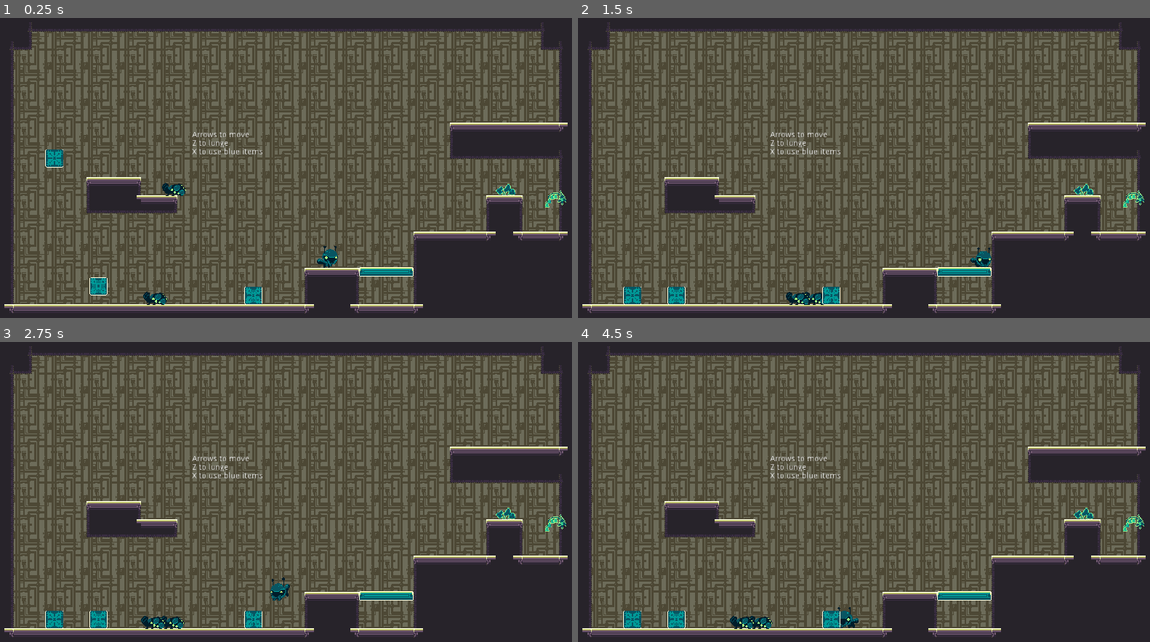
Above: before the commit, frames 1-4 (two rows, left to right).
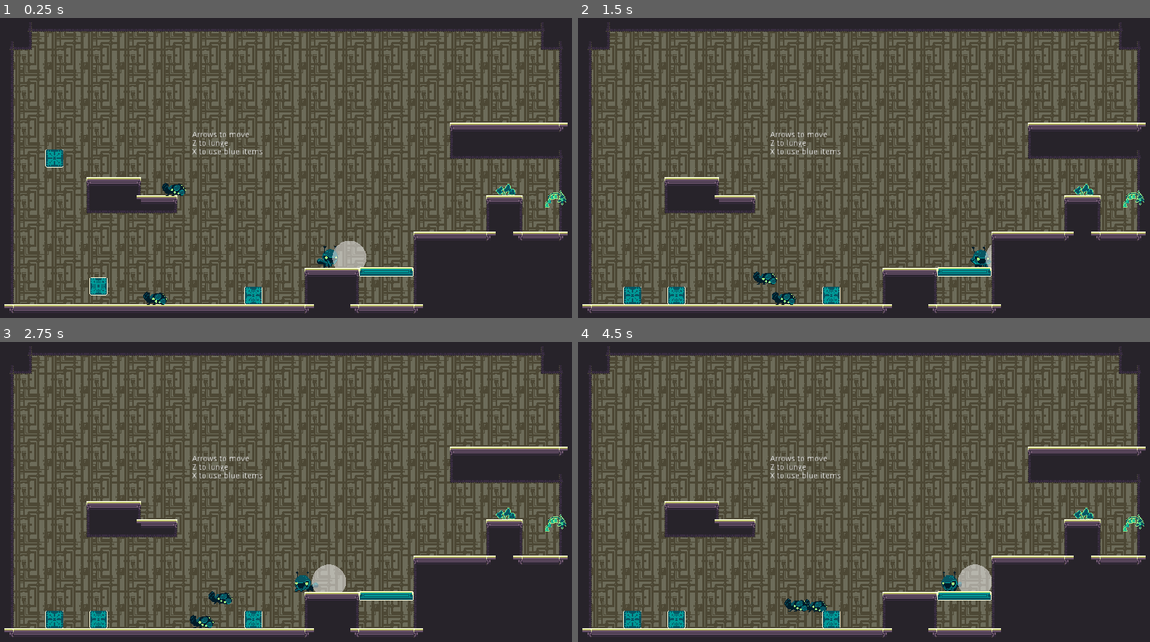
Above: after the commit, the same moments.

Repository: aveswoods/game-off-2021
Game: Godot game, scene res://creatures/test_scene.tscn
Two runs of this game, one before a commit and one after it. Both use one fixed random seed, a clock stepped at 60 frames per second and the inputs below. Sound files missing from this copy of the repository are replaced by a short silence.
Inputs:
- Up to frame 1 (0.25 s): no input
- Up to frame 2 (1.5 s): hold Right (ui_right) from 0.53 s (still down); tap X (ui_select) at 0.6 s; tap Z (ui_accept) at 0.77, 0.8, 1.07, 1.35 s
- Up to frame 3 (2.75 s): tap Z (ui_accept) at 1.52, 1.82, 2.3 s; tap X (ui_select) at 1.55, 2.1 s; release Right (ui_right) at 2.03 s; hold Left (ui_left) from 2.03 s (still down)
- Up to frame 4 (4.5 s): release Left (ui_left) at 2.78 s; hold Right (ui_right) 2.78-4.28 s; tap X (ui_select) at 2.85, 4.35 s; tap Z (ui_accept) at 3.02, 3.32, 3.6, 3.77, 4.07 s; hold Left (ui_left) from 4.28 s (still down)

The runs differ from the first frame. In frame 1, 0.5% of the frame differs, in the area x 58-65%, y 74-84%; in frame 2, 0.6%; in frame 3, 1.3%, in the area x 8-61%, y 74-96%; in frame 4, 1.2%.

Commit message:
Added slowmo action

Diff:
--- a/Scenes/Global Scenes/Global.gd
+++ b/Scenes/Global Scenes/Global.gd
@@ -4,12 +4,15 @@
 ##Global scene to take care of stuff such as music and stats between levels
 ##armor, abilities etc.
 
-func _ready() -> void:
-	$AudioMusic.play()
+# Allows for slowdown of flow of time for everything except for the player
+var time_multiplier = 1.0
 
 
-
+func _ready() -> void:
+	#$AudioMusic.play()
+	pass
 
 
 func _on_AudioMusic_finished() -> void: #this replays music forever.
-	$AudioMusic.play()
+	#$AudioMusic.play()
+	pass
--- a/creatures/enemies/Enemy.gd
+++ b/creatures/enemies/Enemy.gd
@@ -12,7 +12,6 @@
 
 # Game variables
 var _stun_timer = Timer.new()
-var time_multiplier = 1.0
 var hp = 0
 var invincible = false
 var controlled = false
@@ -64,12 +63,12 @@
 
 func _physics_process(delta):
 	# Add gravity
-	velocity.y += gravity * pow(time_multiplier, 2)
+	velocity.y += gravity * pow(Global.time_multiplier, 2)
 	# Add friction/acceleration
 	if movement_velocity.is_equal_approx(Vector2(0, 0)):
-		velocity.x = lerp(velocity.x, 0, friction * time_multiplier) * time_multiplier
+		velocity.x = lerp(velocity.x, 0, friction * Global.time_multiplier) * Global.time_multiplier
 	else:
-		velocity.x = lerp(movement_velocity.x, velocity.x, acceleration * time_multiplier) * time_multiplier
+		velocity.x = lerp(movement_velocity.x, velocity.x, acceleration * Global.time_multiplier) * Global.time_multiplier
 
 	if _bumping:
 		velocity += _bump_impulse
--- a/creatures/enemies/test/TestEnemy.gd
+++ b/creatures/enemies/test/TestEnemy.gd
@@ -31,7 +31,7 @@
 		if Input.is_action_pressed("ui_right"):
 			movement_velocity.x += walk_speed
 		if Input.is_action_just_pressed("ui_up") and is_on_floor():
-			velocity.y = jump_impulse * time_multiplier
+			velocity.y = jump_impulse * Global.time_multiplier
 	# Standard behavior
 	else:
 		if not _stunned:
@@ -41,7 +41,7 @@
 func _on_Timer_timeout():
 	# Jump!
 	if is_on_floor() and not _stunned and not controlled:
-		velocity.y = jump_impulse * time_multiplier
+		velocity.y = jump_impulse * Global.time_multiplier
 
 
 func _on_EnemyHitbox_hitbox_entered():
--- /dev/null
+++ b/creatures/player/abilities/slowmo_action.gd
@@ -0,0 +1,34 @@
+extends Node2D
+
+onready var _timer = $Timer
+
+var _player = null
+var slow_mo_time = 5
+var time_multiplier = 0.25
+var recharge_time = 5
+var _can_slow_mo = true
+var _is_recharging = false
+
+
+func equip(player):
+	_player = player
+	_player.add_child(self)
+
+
+func trigger():
+	if _can_slow_mo:
+		Global.time_multiplier = time_multiplier
+		_timer.wait_time = slow_mo_time
+		_timer.start()
+		_can_slow_mo = false
+
+
+func _on_Timer_timeout():
+	if _is_recharging:
+		_can_slow_mo = true
+		_is_recharging = false
+	else:
+		Global.time_multiplier = 1.0
+		_timer.wait_time = recharge_time
+		_timer.start()
+		_is_recharging = true
--- /dev/null
+++ b/creatures/player/abilities/slowmo_action.tscn
@@ -0,0 +1,10 @@
+[gd_scene load_steps=2 format=2]
+
+[ext_resource path="res://creatures/player/abilities/slowmo_action.gd" type="Script" id=1]
+
+[node name="Node2D" type="Node2D"]
+script = ExtResource( 1 )
+
+[node name="Timer" type="Timer" parent="."]
+
+[connection signal="timeout" from="Timer" to="." method="_on_Timer_timeout"]
--- a/creatures/test_scene.gd
+++ b/creatures/test_scene.gd
@@ -1,27 +1,32 @@
 extends Node2D
 
+# Actions
 var lunge_action = load("res://creatures/player/abilities/lunge_action.tscn").instance()
 var bite_action = load("res://creatures/player/abilities/bite_action.tscn").instance()
 var blue_action = load("res://creatures/player/abilities/blue_action.tscn").instance()
 var charm_action = load("res://creatures/player/abilities/charm_action.tscn").instance()
 var mindcontrol_action = load("res://creatures/player/abilities/mindcontrol_action.tscn").instance()
+var slowmo_action = load("res://creatures/player/abilities/slowmo_action.tscn").instance()
+# Passives
 var stun_passive = load("res://creatures/player/abilities/stomp_passive.tscn").instance()
 var doublejump_passive = load("res://creatures/player/abilities/doublejump_passive.gd").new()
 var walljump_passive = load("res://creatures/player/abilities/walljump_passive.tscn").instance()
 var glide_passive = load("res://creatures/player/abilities/glide_passive.gd").new()
 
 func _ready():
-	lunge_action.equip($Player)
-	#bite_action.equip($Player)
-	blue_action.equip($Player)
+	#lunge_action.equip($Player)
+	bite_action.equip($Player)
+	#blue_action.equip($Player)
 	#charm_action.equip($Player)
-	mindcontrol_action.equip($Player)
+	#mindcontrol_action.equip($Player)
+	slowmo_action.equip($Player)
 	#stun_passive.equip($Player)
-	doublejump_passive.equip($Player)
+	#doublejump_passive.equip($Player)
 	#walljump_passive.equip($Player)
 	glide_passive.equip($Player)
-	$Player.action1_script = lunge_action
-	#$Player.action1_script = bite_action
+	#$Player.action1_script = lunge_action
+	$Player.action1_script = bite_action
 	#$Player.action1_script = blue_action
 	#$Player.action2_script = charm_action
-	$Player.action2_script = mindcontrol_action
+	#$Player.action2_script = mindcontrol_action
+	$Player.action2_script = slowmo_action
